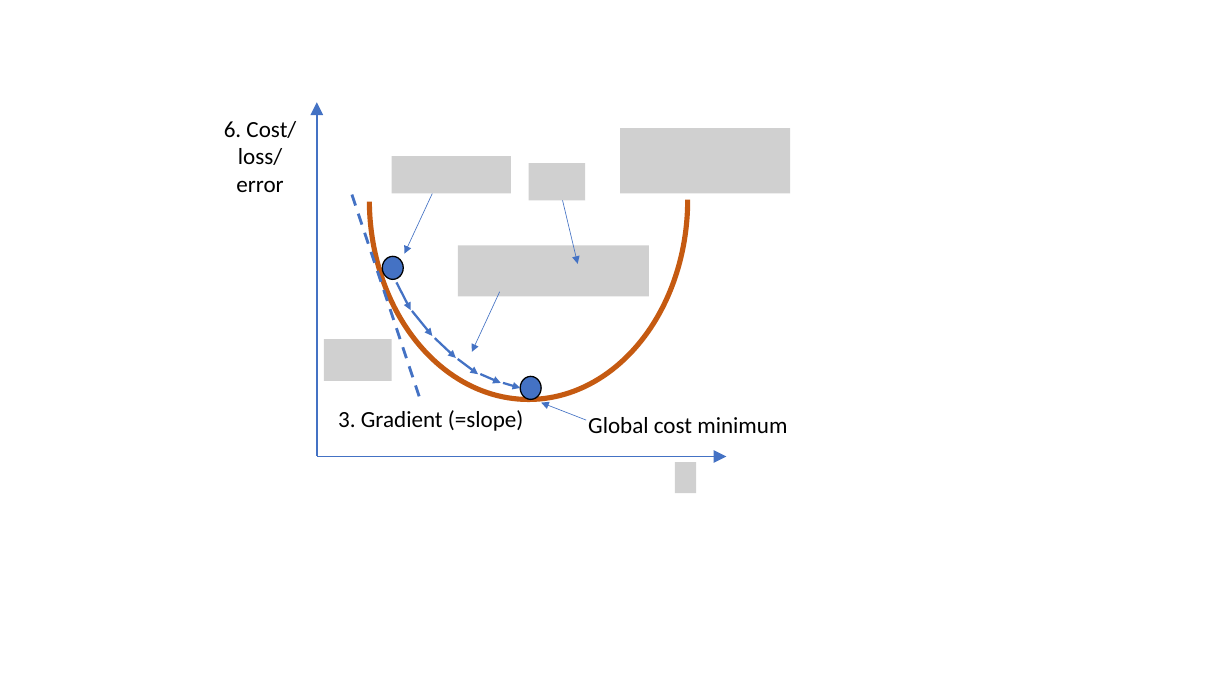
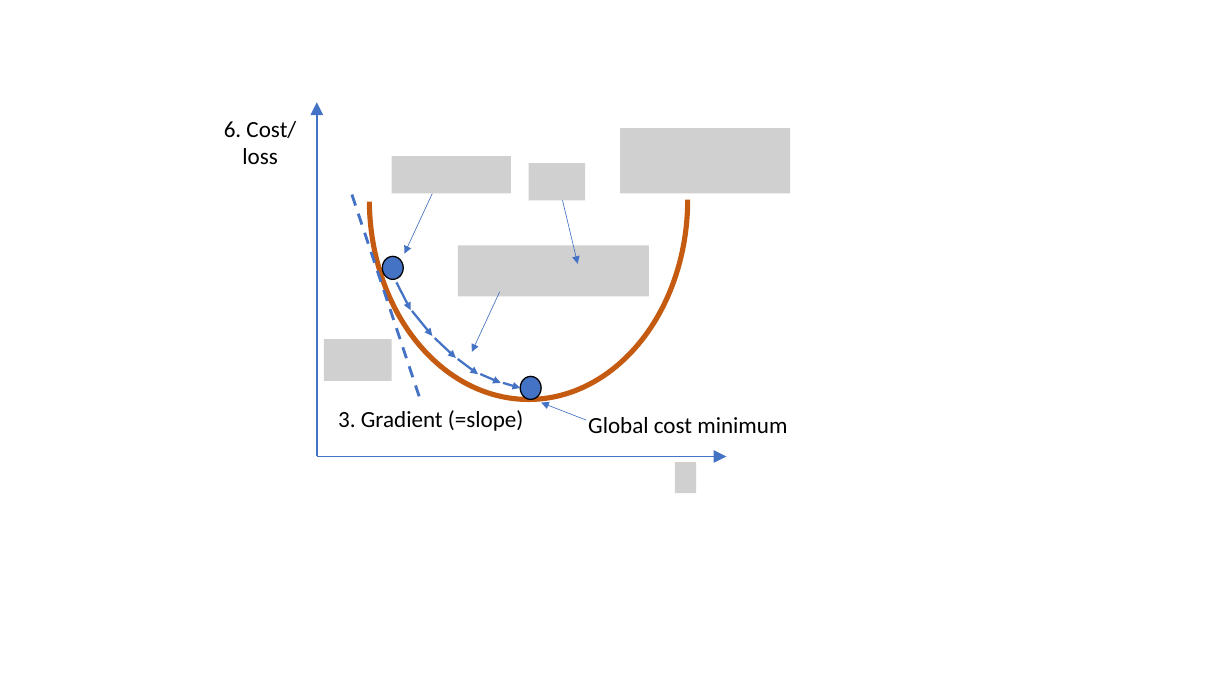
Before and after one commit to daniel-yj-yang/ml, a slide deck: slide 1 of model_training_and_optimization/images/gradient_descent.pptx. Drawn at 1232x693 pixels with LibreOffice and Linux fonts; fonts in the diff are those of the drawing; grey boxes stand for pictures. Boxes give left, top, right and bottom in pixels: in the first picture for what was removed or moved away, otherwise in the second. Text is boxed around its words. In the diff, an @@ line names an element or a change of style, - is before the commit and + after.

```diff
--- a/model_training_and_optimization/images/gradient_descent.pptx
+++ b/model_training_and_optimization/images/gradient_descent.pptx
@@ text at box(224, 121, 296, 164): text changed @@
-6. Cost/
-loss/
-error
+6. Cost/
+loss
```
Also in this commit, not shown: 2 other files.
